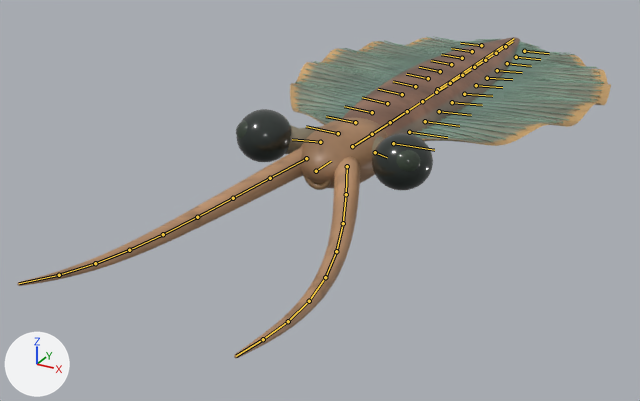
A saved change to the glTF model public/assets/creatures/nectocaris.glb.
Rendered twice from a 50 mm lens placed at (2.24, -5.83, 1.84), pointed at (-0.34, -1.14, -0.5). Arrows for +X, +Y and +Z are at lower left; the lights stay in place. The picture after the commit comes second. Both versions are drawn at frame 21 of the action 'Heavy'; the numbers are the values there. The bones that bend it are drawn over the model as lines.

The first picture shows 'nectocaris nectocaris Eyes', 'nectocaris nectocaris Fin membrane', 'nectocaris nectocaris Living integument', 'nectocaris nectocaris Marginal tissue'.
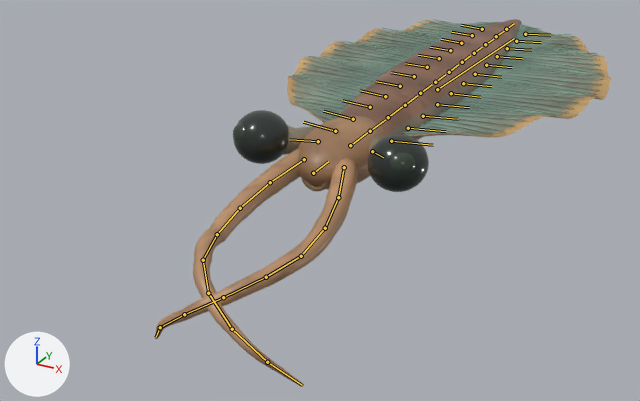
Changed parts and their boxes [x1, y1, x2, y2] in the pictures (640 x 401 px):
'nectocaris nectocaris Living integument', posed (27% narrower, 15% taller): before [17, 37, 520, 358]; after [155, 19, 522, 387]
'nectocaris nectocaris Fin membrane', posed (8% taller): before [290, 36, 611, 146]; after [287, 19, 611, 138]
'nectocaris nectocaris Eyes', posed: before [236, 109, 433, 190]; after [233, 110, 429, 192]
'nectocaris nectocaris Marginal tissue', posed: before [304, 175, 331, 190]; after [301, 176, 329, 191]
bone 'body', root to tip: before (316, 171) to (331, 161); after (313, 173) to (328, 161)
bone 'fin_1_07', root to tip: before (487, 78) to (512, 79); after (486, 65) to (512, 67)
bone 'fin_-1_07', root to tip: before (440, 71) to (419, 67); after (439, 58) to (418, 55)
bone 'fin_1_06', root to tip: before (476, 85) to (502, 87); after (475, 74) to (501, 77)
bone 'fin_-1_06', root to tip: before (428, 78) to (406, 74); after (427, 67) to (405, 63)
bone 'fin_1_05', root to tip: before (464, 94) to (492, 96); after (463, 83) to (491, 86)
bone 'fin_-1_05', root to tip: before (415, 86) to (393, 81); after (414, 76) to (391, 72)
bone 'fin_1_04', root to tip: before (452, 102) to (482, 105); after (451, 93) to (480, 97)
bone 'fin_-1_04', root to tip: before (402, 94) to (378, 89); after (400, 86) to (376, 81)
bone 'fin_1_01', root to tip: before (409, 132) to (447, 137); after (408, 128) to (446, 131)
bone 'fin_-1_01', root to tip: before (355, 122) to (326, 116); after (353, 119) to (323, 111)
bone 'tentacle_1_00', root to tip: before (347, 166) to (346, 194); after (344, 167) to (338, 197)
bone 'tentacle_1_01', root to tip: before (346, 194) to (343, 223); after (338, 197) to (325, 228)
bone 'tentacle_1_02', root to tip: before (343, 223) to (336, 251); after (325, 228) to (301, 256)
bone 'tentacle_1_03', root to tip: before (336, 251) to (325, 277); after (301, 256) to (266, 277)
bone 'tentacle_1_04', root to tip: before (325, 277) to (309, 301); after (266, 277) to (223, 297)
bone 'tentacle_1_05', root to tip: before (309, 301) to (288, 321); after (223, 297) to (184, 314)
bone 'tentacle_1_06', root to tip: before (288, 321) to (263, 339); after (184, 314) to (160, 327)
bone 'tentacle_1_07', root to tip: before (263, 339) to (236, 356); after (160, 327) to (156, 337)
bone 'tentacle_-1_00', root to tip: before (306, 158) to (270, 178); after (304, 159) to (270, 182)
bone 'tentacle_-1_01', root to tip: before (270, 178) to (233, 198); after (270, 182) to (240, 208)
bone 'tentacle_-1_02', root to tip: before (233, 198) to (197, 217); after (240, 208) to (217, 234)
bone 'tentacle_-1_03', root to tip: before (197, 217) to (163, 234); after (217, 234) to (203, 260)
bone 'tentacle_-1_04', root to tip: before (163, 234) to (129, 250); after (203, 260) to (208, 293)
bone 'tentacle_-1_05', root to tip: before (129, 250) to (95, 263); after (208, 293) to (232, 329)
bone 'tentacle_-1_06', root to tip: before (95, 263) to (59, 275); after (232, 329) to (267, 362)
bone 'tentacle_-1_07', root to tip: before (59, 275) to (19, 283); after (267, 362) to (302, 385)

The change in detail:
Bone 'body' (bone_body) moves from (0.0, 0.0, 0.0) to (0.0, -0.03, 0.0).
Bone 'body' (bone_body) turns from (0, 0, 0) to (2, 0, 0) degrees about its own x, y and z.
Bone 'fin_1_07' (bone_fin_1_07) turns from (1, 0, 0) to (-1, 0, 0) degrees about its own x, y and z.
Bone 'fin_-1_07' (bone_fin__1_07) turns from (1, 0, 0) to (-1, 0, 0) degrees about its own x, y and z.
Bone 'fin_1_06' (bone_fin_1_06) turns from (2, 0, 0) to (-1, 0, 0) degrees about its own x, y and z.
Bone 'fin_-1_06' (bone_fin__1_06) turns from (2, 0, 0) to (-1, 0, 0) degrees about its own x, y and z.
Bone 'fin_1_05' (bone_fin_1_05) turns from (1, 0, 0) to (-1, 0, 0) degrees about its own x, y and z.
Bone 'fin_-1_05' (bone_fin__1_05) turns from (1, 0, 0) to (-1, 0, 0) degrees about its own x, y and z.
Bone 'fin_1_04' (bone_fin_1_04) turns from (1, 0, 0) to (-1, 0, 0) degrees about its own x, y and z.
Bone 'fin_-1_04' (bone_fin__1_04) turns from (1, 0, 0) to (-1, 0, 0) degrees about its own x, y and z.
Bone 'fin_1_01' (bone_fin_1_01) turns from (-1, 0, 0) to (1, 1, 0) degrees about its own x, y and z.
Bone 'fin_-1_01' (bone_fin__1_01) turns from (-1, 0, 0) to (1, -1, 0) degrees about its own x, y and z.
Bone 'tentacle_1_00' (bone_tentacle_1_00) turns from (0, 0, 0) to (-6, 0, -3) degrees about its own x, y and z.
Bone 'tentacle_1_01' (bone_tentacle_1_01) turns from (0, 0, 0) to (-7, 0, -4) degrees about its own x, y and z.
Bone 'tentacle_1_02' (bone_tentacle_1_02) turns from (0, 0, 0) to (-8, 0, -5) degrees about its own x, y and z.
Bone 'tentacle_1_03' (bone_tentacle_1_03) turns from (0, 0, 0) to (-7, 0, -7) degrees about its own x, y and z.
Bone 'tentacle_1_04' (bone_tentacle_1_04) turns from (0, 0, 0) to (-22, -2, -13) degrees about its own x, y and z.
Bone 'tentacle_1_05' (bone_tentacle_1_05) turns from (0, 0, 0) to (6, 3, -26) degrees about its own x, y and z.
Bone 'tentacle_1_06' (bone_tentacle_1_06) turns from (0, 0, 0) to (26, 5, -10) degrees about its own x, y and z.
Bone 'tentacle_1_07' (bone_tentacle_1_07) turns from (0, 0, 0) to (29, 4, -7) degrees about its own x, y and z.
Bone 'tentacle_-1_00' (bone_tentacle__1_00) turns from (0, 0, 0) to (-6, 0, 3) degrees about its own x, y and z.
Bone 'tentacle_-1_01' (bone_tentacle__1_01) turns from (0, 0, 0) to (-7, 0, 4) degrees about its own x, y and z.
Bone 'tentacle_-1_02' (bone_tentacle__1_02) turns from (0, 0, 0) to (-8, 0, 5) degrees about its own x, y and z.
Bone 'tentacle_-1_03' (bone_tentacle__1_03) turns from (0, 0, 0) to (-7, 0, 7) degrees about its own x, y and z.
Bone 'tentacle_-1_04' (bone_tentacle__1_04) turns from (0, 0, 0) to (-22, 2, 13) degrees about its own x, y and z.
Bone 'tentacle_-1_05' (bone_tentacle__1_05) turns from (0, 0, 0) to (6, -3, 26) degrees about its own x, y and z.
Bone 'tentacle_-1_06' (bone_tentacle__1_06) turns from (0, 0, 0) to (26, -5, 10) degrees about its own x, y and z.
Bone 'tentacle_-1_07' (bone_tentacle__1_07) turns from (0, 0, 0) to (29, -4, 7) degrees about its own x, y and z.
